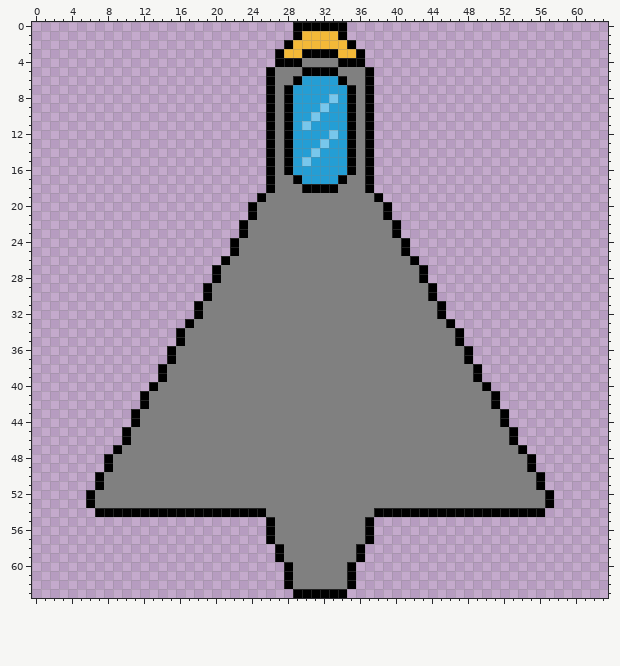
A pixel-art sprite gets an edit: Assets/Textures/Player.png. The picture above is the old version.
The file is 64x64 pixels. Colours within 5 levels of each other are drawn and written as one.
New version:
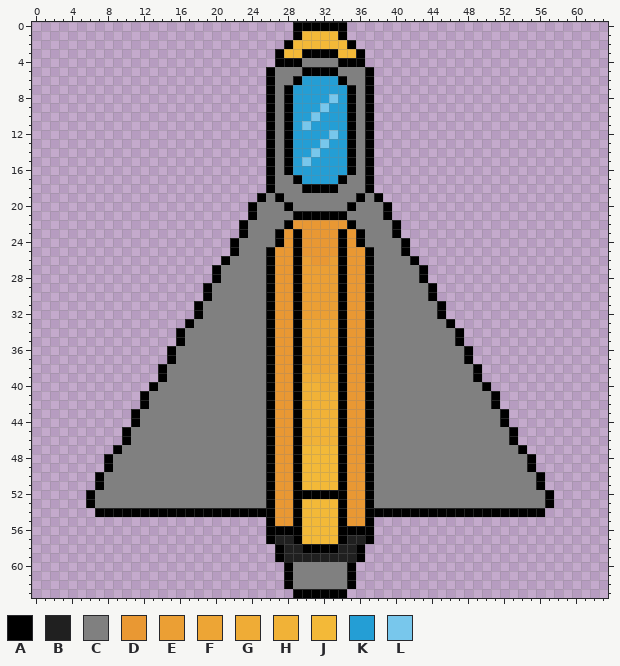
Palette (. is transparent): A #000000  B #202020  C #808080  D #e99833  E #eb9f34  F #eda535  G #efac36  H #f1b237  J #f3b938  K #249ed5  L #78c7ec
The exact change:
{"y":19,"x":27,"old":"C","new":"A"}
{"y":19,"x":36,"old":"C","new":"A"}
{"y":20,"x":28,"old":"C","new":"A"}
{"y":20,"x":35,"old":"C","new":"A"}
{"y":21,"x":29,"old":"CCCCCC","new":"AAAAAA"}
{"y":22,"x":28,"old":"CCCCCCCC","new":"ADDDDDDA"}
{"y":23,"x":27,"old":"CCCCCCCCCC","new":"ADADDDDADA"}
{"y":24,"x":27,"old":"CCCCCCCCCC","new":"ADADDDDADA"}
{"y":25,"x":26,"old":"CCCCCCCCCCCC","new":"ADDADDDDADDA"}
{"y":26,"x":26,"old":"CCCCCCCCCCCC","new":"ADDAEDDEADDA"}
{"y":27,"x":26,"old":"CCCCCCCCCCCC","new":"ADDAEEEEADDA"}
{"y":28,"x":26,"old":"CCCCCCCCCCCC","new":"ADDAEEEEADDA"}
{"y":29,"x":26,"old":"CCCCCCCCCCCC","new":"ADDAEEEEADDA"}
{"y":30,"x":26,"old":"CCCCCCCCCCCC","new":"ADDAEEEEADDA"}
{"y":31,"x":26,"old":"CCCCCCCCCCCC","new":"ADDAEEEEADDA"}
{"y":32,"x":26,"old":"CCCCCCCCCCCC","new":"ADDAEEEEADDA"}
{"y":33,"x":26,"old":"CCCCCCCCCCCC","new":"ADDAFFFFADDA"}
{"y":34,"x":26,"old":"CCCCCCCCCCCC","new":"ADDAFFFFADDA"}
{"y":35,"x":26,"old":"CCCCCCCCCCCC","new":"ADDAFFFFADDA"}
{"y":36,"x":26,"old":"CCCCCCCCCCCC","new":"ADDAFFFFADDA"}
{"y":37,"x":26,"old":"CCCCCCCCCCCC","new":"ADDAFFFFADDA"}
{"y":38,"x":26,"old":"CCCCCCCCCCCC","new":"ADDAGFFFADDA"}
{"y":39,"x":26,"old":"CCCCCCCCCCCC","new":"ADDAGGGGADDA"}
{"y":40,"x":26,"old":"CCCCCCCCCCCC","new":"ADDAHHGGADDA"}
{"y":41,"x":26,"old":"CCCCCCCCCCCC","new":"ADDAHHHHADDA"}
{"y":42,"x":26,"old":"CCCCCCCCCCCC","new":"ADDAHHHHADDA"}
{"y":43,"x":26,"old":"CCCCCCCCCCCC","new":"ADDAHHHHADDA"}
{"y":44,"x":26,"old":"CCCCCCCCCCCC","new":"ADDAHHHHADDA"}
{"y":45,"x":26,"old":"CCCCCCCCCCCC","new":"ADDAHHHHADDA"}
{"y":46,"x":26,"old":"CCCCCCCCCCCC","new":"ADDAHHHHADDA"}
{"y":47,"x":26,"old":"CCCCCCCCCCCC","new":"ADDAJJJJADDA"}
{"y":48,"x":26,"old":"CCCCCCCCCCCC","new":"ADDAJJJJADDA"}
{"y":49,"x":26,"old":"CCCCCCCCCCCC","new":"ADDAJJJJADDA"}
{"y":50,"x":26,"old":"CCCCCCCCCCCC","new":"ADDAJJJJADDA"}
{"y":51,"x":26,"old":"CCCCCCCCCCCC","new":"ADDAJJJJADDA"}
{"y":52,"x":26,"old":"CCCCCCCCCCCC","new":"ADDAAAAAADDA"}
{"y":53,"x":26,"old":"CCCCCCCCCCCC","new":"ADDAJJJJADDA"}
{"y":54,"x":26,"old":"CCCCCCCCCCCC","new":"ADDAJJJJADDA"}
{"y":55,"x":27,"old":"CCCCCCCCCC","new":"DDAJJJJADD"}
{"y":56,"x":27,"old":"CCCCCCCCCC","new":"AAAJJJJAAA"}
{"y":57,"x":27,"old":"CCCCCCCCCC","new":"BBAJJJJABB"}
{"y":58,"x":28,"old":"CCCCCCCC","new":"BBAAAABB"}
{"y":59,"x":28,"old":"CCCCCCCC","new":"BBBBBBBB"}
{"label":"changed","picture_box":[266,193,374,562]}
